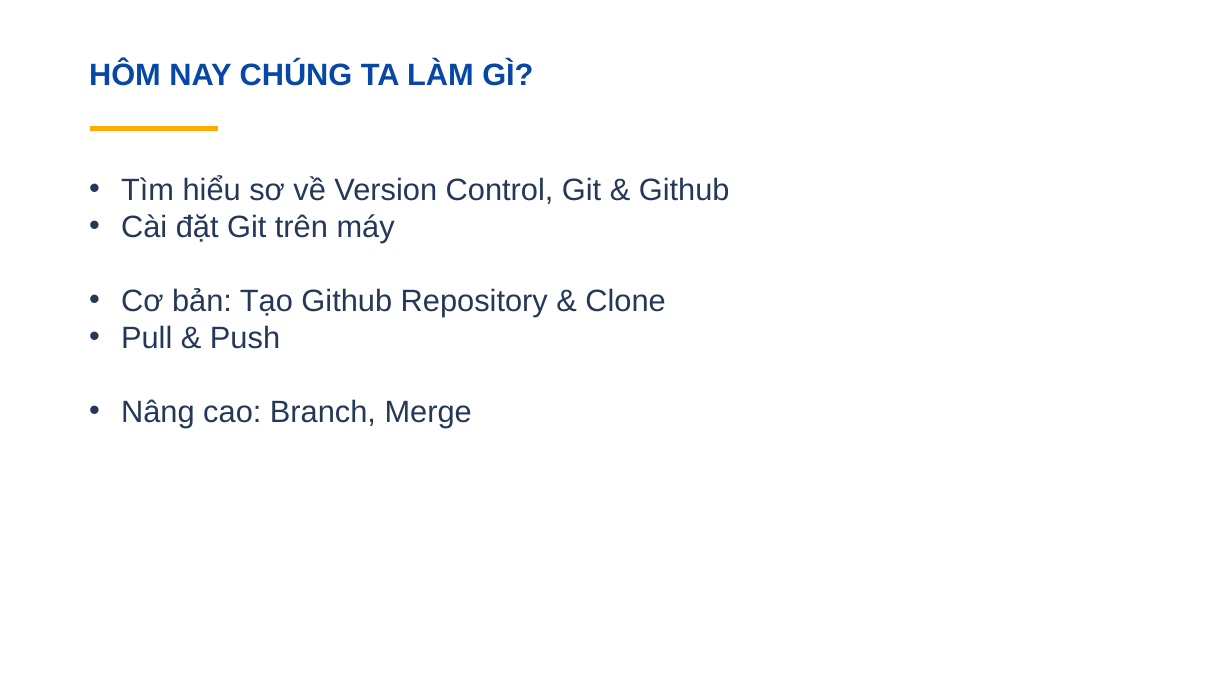
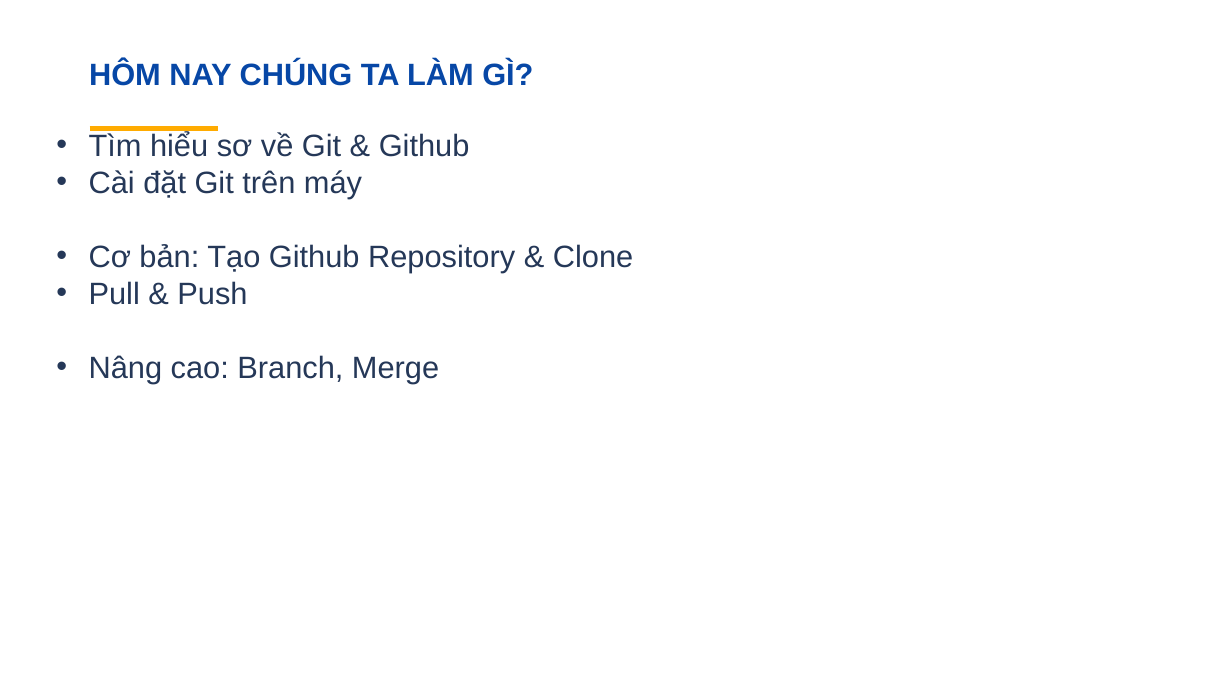
Before and after one commit to trannhutthien/textThietKeWeb, a slide deck: slide 2 of Git-presentation-16072017.pptx. Drawn at 1232x693 pixels with LibreOffice and Linux fonts; fonts in the diff are those of the drawing. Boxes give left, top, right and bottom in pixels: in the first picture for what was removed or moved away, otherwise in the second. Text is boxed around its words. In the diff, an @@ line names an element or a change of style, - is before the commit and + after.

```diff
--- a/Git-presentation-16072017.pptx
+++ b/Git-presentation-16072017.pptx
@@ text "Tìm hiểu sơ về Git ...": place and size @@
-text "Tìm hiểu sơ về Git ..." at [121, 176, 730, 427]
+text "Tìm hiểu sơ về Git ..." at [89, 132, 633, 383]
@@ text at [89, 132, 470, 157]: text changed @@
-• Tìm hiểu sơ về Version Control, Git & Github
+• Tìm hiểu sơ về Git & Github
```
Also in this commit, not shown: 3 other slides changed, 2 slides removed, 2 other files.
